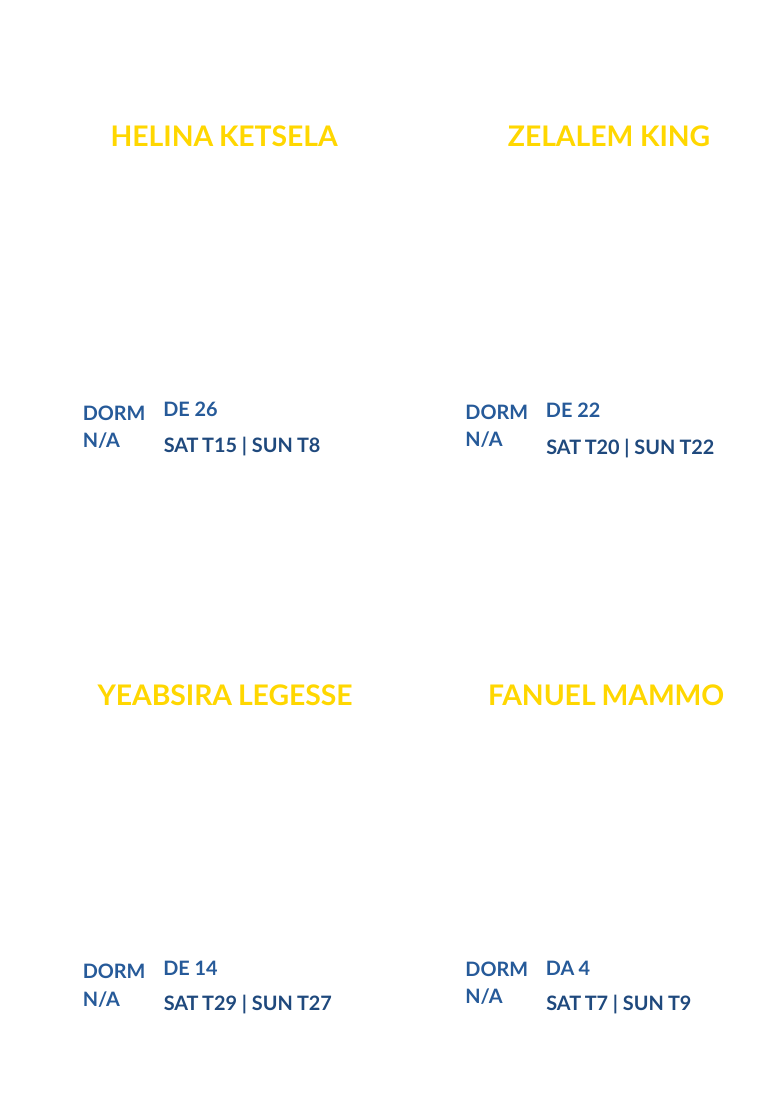
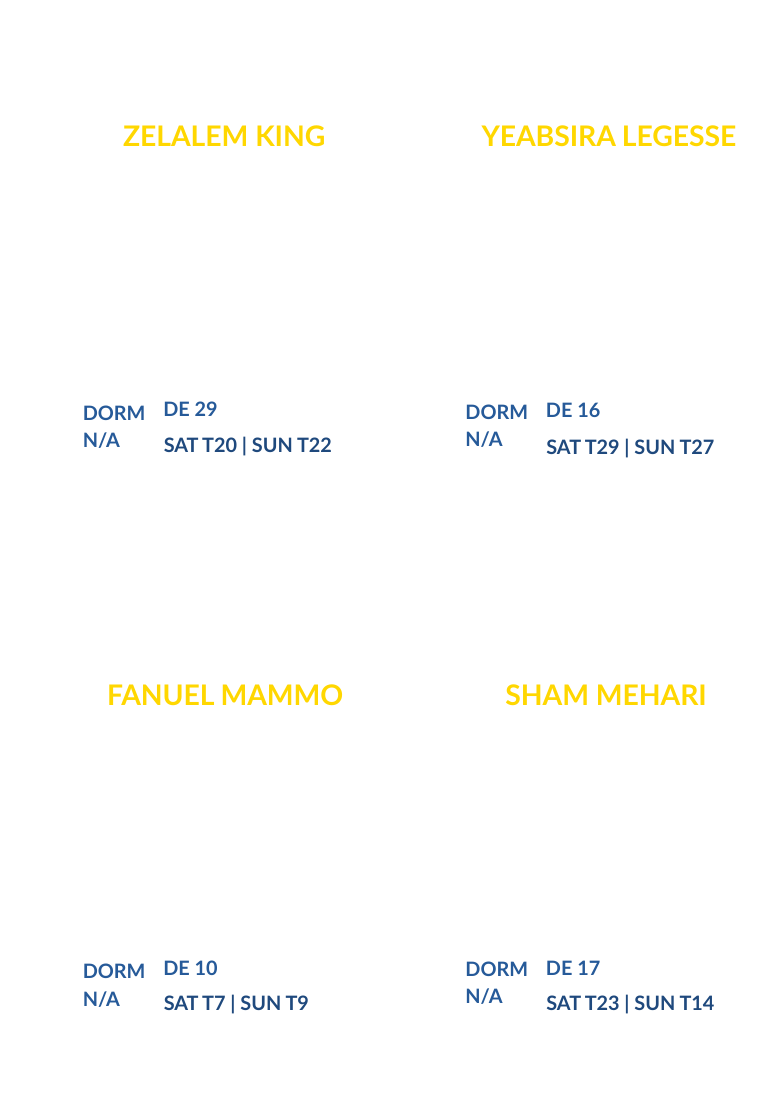
Before and after one commit to nahom8423/campusministry, a slide deck: slide 45 of output/badges/filled_badges.pptx. Drawn at 767x1120 pixels with LibreOffice and Linux fonts; fonts in the diff are those of the drawing; background and template pictures are left out. Boxes give left, top, right and bottom in pixels: in the first picture for what was removed or moved away, otherwise in the second. Text is boxed around its words. In the diff, an @@ line names an element or a change of style, - is before the commit and + after.

```diff
--- a/output/badges/filled_badges.pptx
+++ b/output/badges/filled_badges.pptx
@@ text at (x1=123, y1=125, x2=325, y2=147): text changed @@
-HELINA KETSELA
+ZELALEM KING
@@ text at (x1=482, y1=125, x2=737, y2=147): text changed @@
-ZELALEM KING
+YEABSIRA LEGESSE
@@ text at (x1=163, y1=401, x2=218, y2=416): text changed @@
-DE 26
+DE 29
@@ text at (x1=546, y1=402, x2=600, y2=417): text changed @@
-DE 22
+DE 16
@@ text at (x1=164, y1=437, x2=332, y2=452): text changed @@
-SAT T15 | SUN T8
+SAT T20 | SUN T22
@@ text at (x1=546, y1=439, x2=715, y2=454): text changed @@
-SAT T20 | SUN T22
+SAT T29 | SUN T27
@@ text at (x1=107, y1=684, x2=344, y2=706): text changed @@
-YEABSIRA LEGESSE
+FANUEL MAMMO
@@ text at (x1=505, y1=684, x2=707, y2=706): text changed @@
-FANUEL MAMMO
+SHAM MEHARI
@@ text at (x1=163, y1=960, x2=218, y2=975): text changed @@
-DE 14
+DE 10
@@ text at (x1=546, y1=960, x2=600, y2=975): text changed @@
-DA 4
+DE 17
@@ text at (x1=164, y1=995, x2=309, y2=1010): text changed @@
-SAT T29 | SUN T27
+SAT T7 | SUN T9
@@ text at (x1=546, y1=995, x2=715, y2=1010): text changed @@
-SAT T7 | SUN T9
+SAT T23 | SUN T14
```
Also in this commit, not shown: 82 other slides changed, 3 slides removed, 22 other files.
